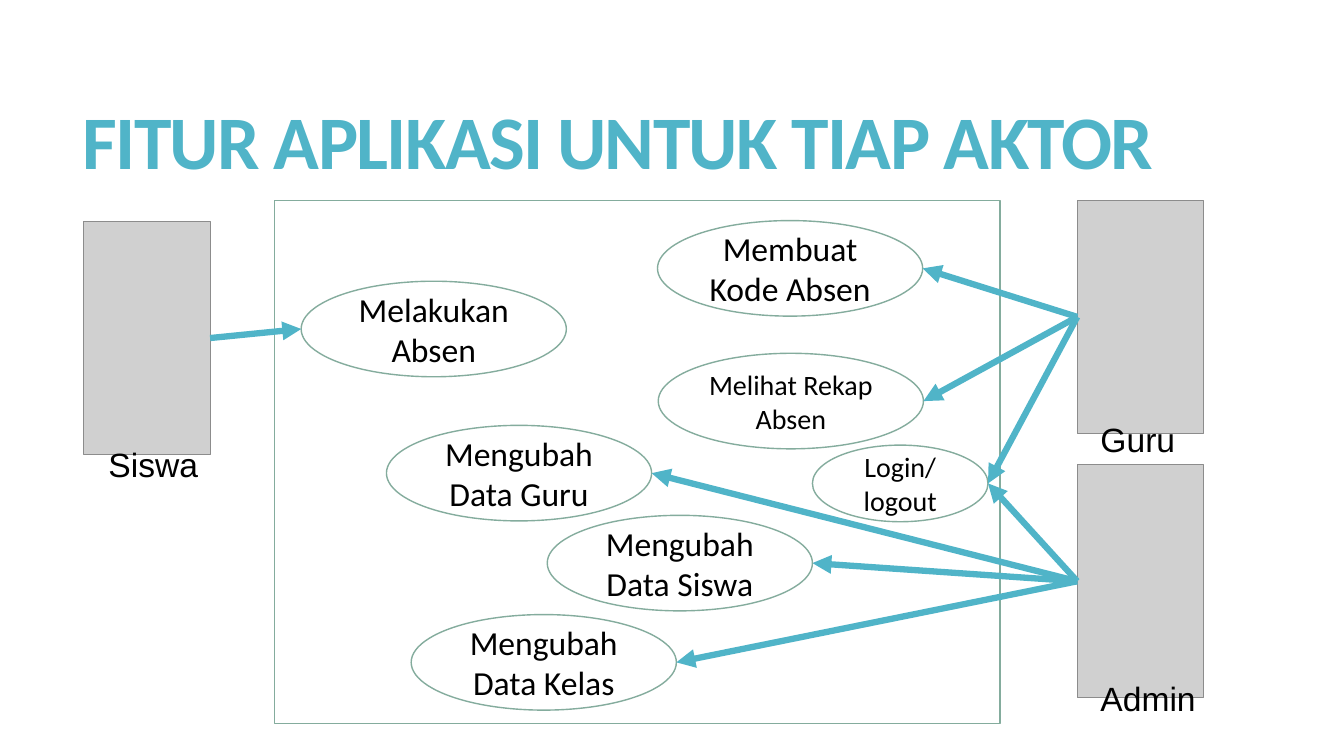
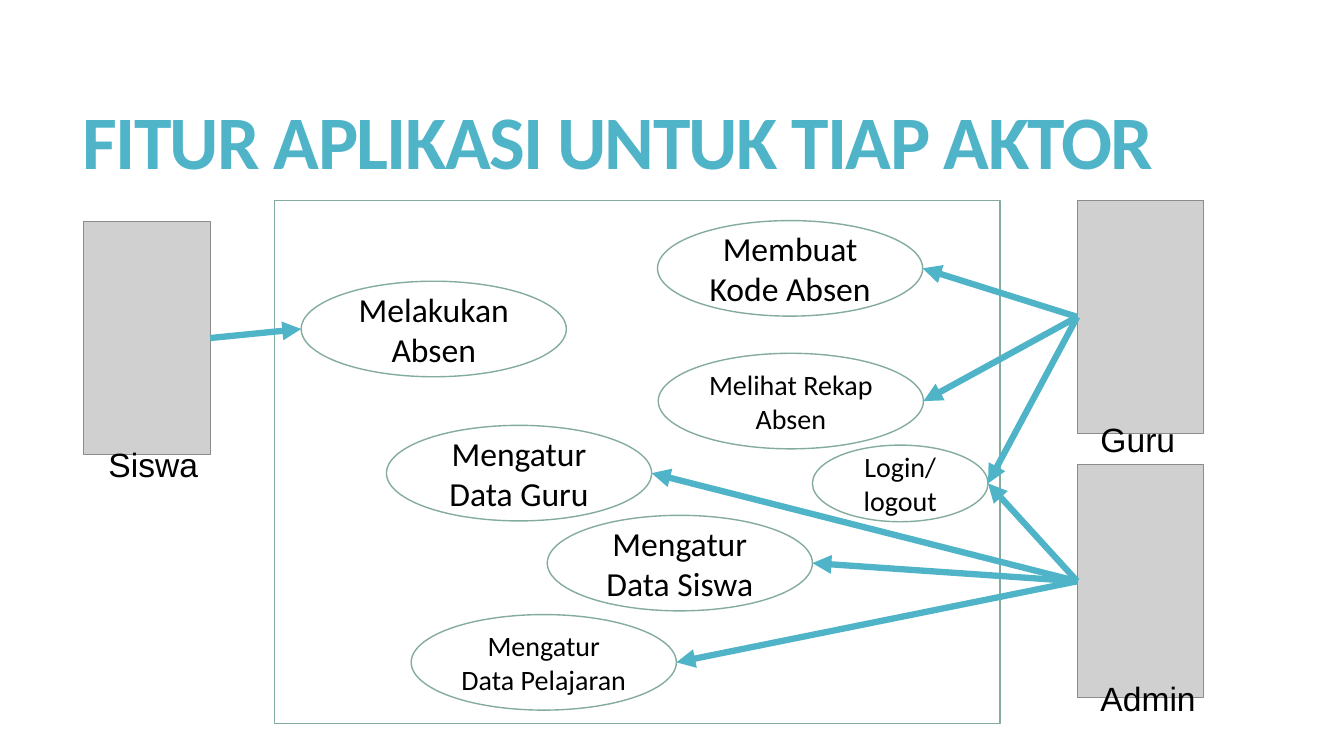
Before and after one commit to ilham513/mypresence, a slide deck: slide 3 of desain/kerangka desain.pptx. Drawn at 1344x756 pixels with LibreOffice and Linux fonts; fonts in the diff are those of the drawing; grey boxes stand for pictures. Boxes give left, top, right and bottom in pixels: in the first picture for what was removed or moved away, otherwise in the second. Text is boxed around its words. In the diff, an @@ line names an element or a change of style, - is before the commit and + after.

```diff
--- a/desain/kerangka desain.pptx
+++ b/desain/kerangka desain.pptx
@@ text in ellipse at [449,444,588,515]: text changed @@
-Mengubah Data Guru
+Mengatur Data Guru
@@ text in ellipse at [606,534,753,605]: text changed @@
-Mengubah Data Siswa
+Mengatur Data Siswa
@@ text in ellipse at [461,638,626,695]: text changed; size 24 to 20 pt @@
-Mengubah Data Kelas
+Mengatur Data Pelajaran
```
Also in this commit, not shown: 3 other slides changed.
